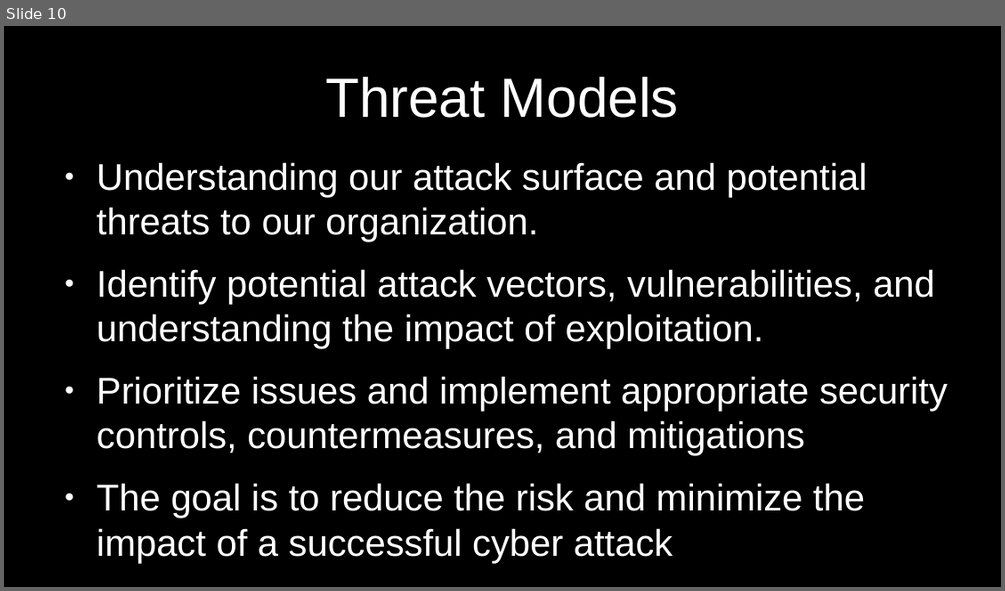
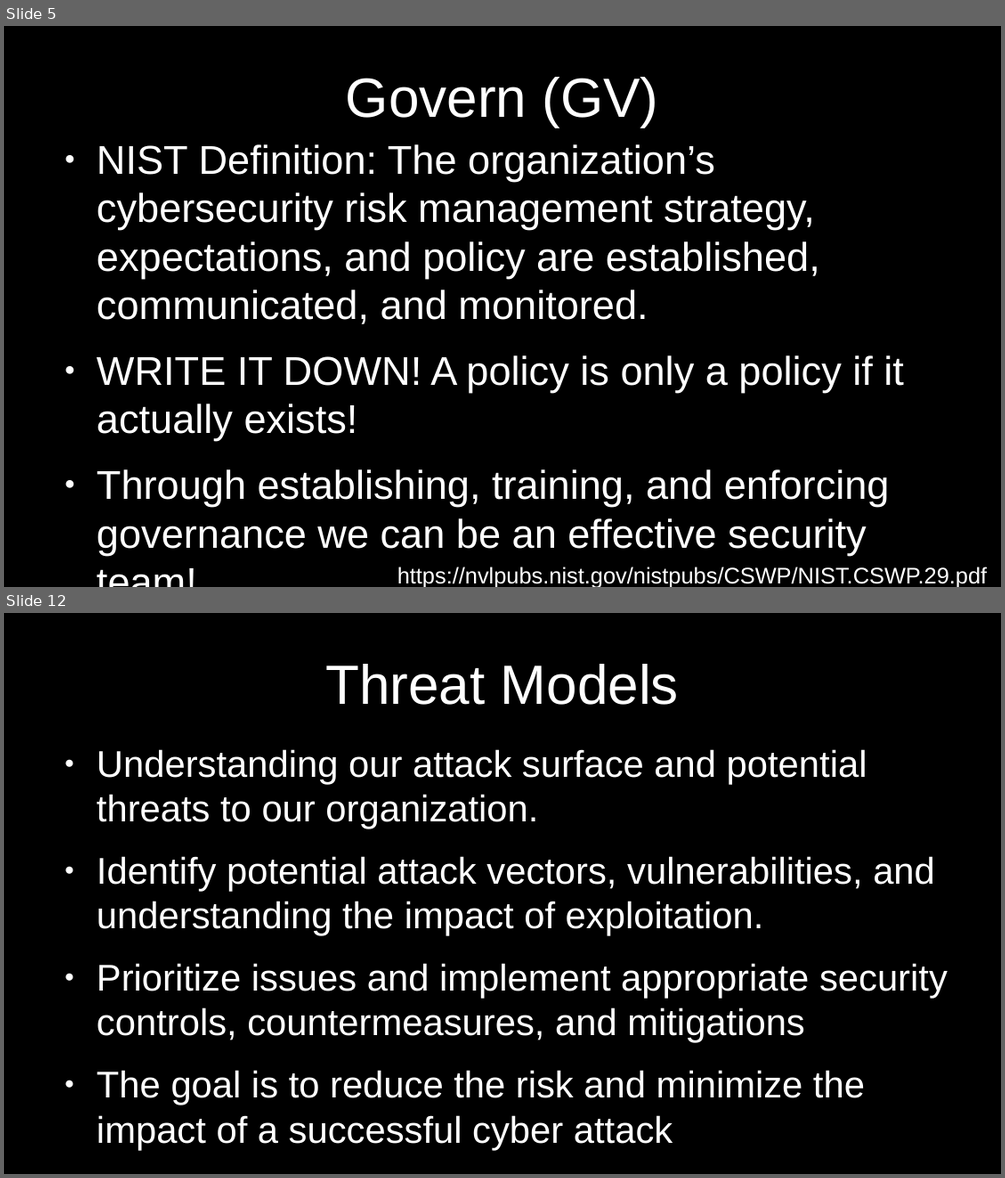
Before and after one commit to RealSeraphina/Super_Cool_Links_By_Sera, a slide deck: Slide-Decks/7_9_7_10_Identify.odp. Shown one above the other, each under a label of ours: slide 10 before the commit, slides 5 and 12 after it; the slides between them are not shown. The pictures are 1005x591 and 1005x1178 pixels, drawn with LibreOffice and Linux fonts; fonts in the diff are those of the drawing. Boxes give left, top, right and bottom in pixels: in the first picture for what was removed or moved away, otherwise in the second. Text is boxed around its words. In the diff, an @@ line names an element or a change of style, - is before the commit and + after.

Commit message:
Add files via upload
Changes made in regards to NIST CSF 2.0 release

```diff
--- a/Slide-Decks/7_9_7_10_Identify.odp
+++ b/Slide-Decks/7_9_7_10_Identify.odp
@@ slide 5 added at <box>4,26,1001,587</box>, background #000000 @@
@@ title added at <box>346,77,658,127</box>, 44 pt, text #FFFFFF @@
+Govern (GV)
@@ text added at <box>97,144,904,555</box>, 32 pt, text #FFFFFF @@
+● NIST Definition: The organization’s cybersecurity risk management strategy, expectations, and policy are established, communicated, and monitored.
+● WRITE IT DOWN! A policy is only a policy if it actually exists!
+● Through establishing, training, and enforcing governance we can be an effective security team!
@@ text added at <box>397,566,987,587</box>, 18 pt, text #FFFFFF @@
+https://nvlpubs.nist.gov/nistpubs/CSWP/NIST.CSWP.29.pdf
@@ what was slide 10 is now slide 12 @@
```
Also in this commit, not shown: 7 slides changed, 1 other slide added, 4 other files.
